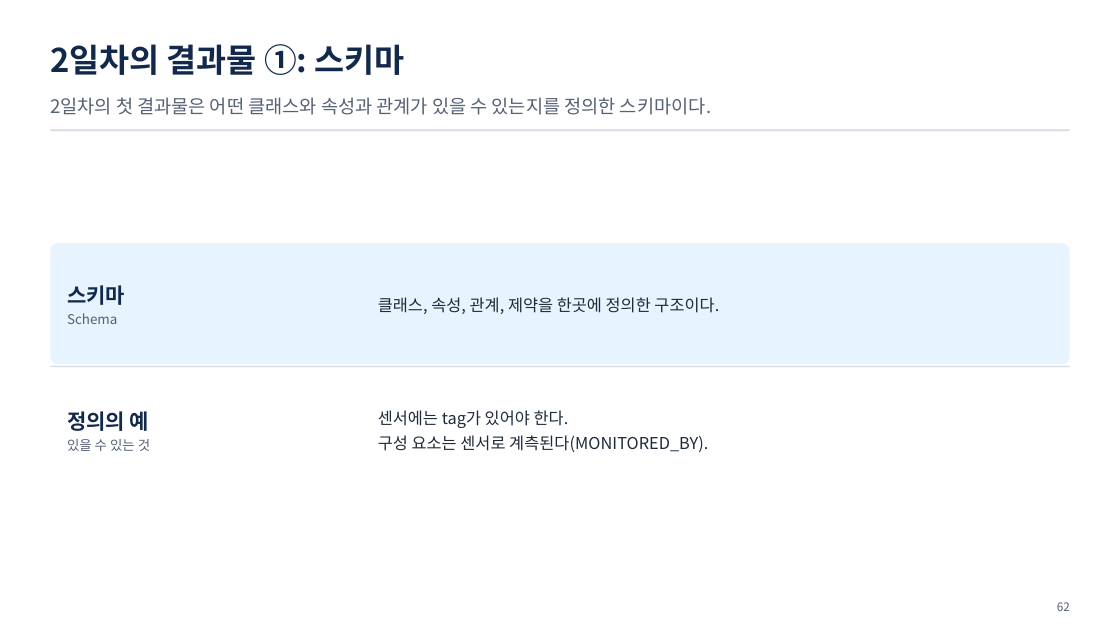
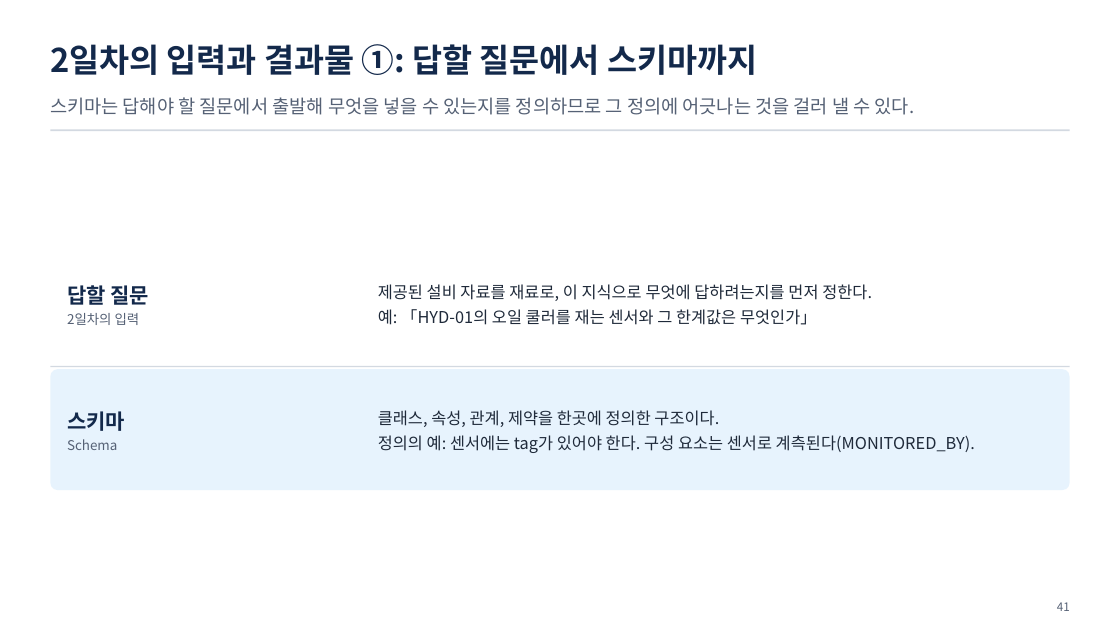
Before and after one commit to uengine-oss/hyd-iot-edu, a slide deck: slide 41 of docs/교재/통합반/04일차/통합반_04일차.pptx (slide 62 before the commit). Drawn at 1120x630 pixels with LibreOffice and Linux fonts; fonts in the diff are those of the drawing. Boxes give left, top, right and bottom in pixels: in the first picture for what was removed or moved away, otherwise in the second. Text is boxed around its words. In the diff, an @@ line names an element or a change of style, - is before the commit and + after.

```diff
--- a/docs/교재/통합반/04일차/통합반_04일차.pptx
+++ b/docs/교재/통합반/04일차/통합반_04일차.pptx
@@ text at box(50, 44, 757, 75): text changed @@
-2일차의 결과물 ①: 스키마
+2일차의 입력과 결과물 ①: 답할 질문에서 스키마까지
@@ text at box(50, 97, 915, 115): text changed @@
-2일차의 첫 결과물은 어떤 클래스와 속성과 관계가 있을 수 있는지를 정의한 스키마이다.
+스키마는 답해야 할 질문에서 출발해 무엇을 넣을 수 있는지를 정의하므로 그 정의에 어긋나는 것을 걸러 낼 수 있다.
@@ text added at box(67, 285, 149, 325), 11.5 pt, text #556175 @@
+답할 질문
+2일차의 입력
@@ text at box(378, 284, 872, 325): text changed @@
-클래스, 속성, 관계, 제약을 한곳에 정의한 구조이다.
+제공된 설비 자료를 재료로, 이 지식으로 무엇에 답하려는지를 먼저 정한다.
+예: 「HYD-01의 오일 쿨러를 재는 센서와 그 한계값은 무엇인가」
@@ rounded rectangle: place and size @@
-rounded rectangle at box(50, 244, 1070, 365)
+rounded rectangle at box(50, 369, 1070, 490)
@@ text "스키마": place and size @@
-text "스키마" at box(67, 285, 125, 324)
+text "스키마" at box(67, 411, 125, 450)
@@ text removed at box(67, 411, 150, 451) @@
-정의의 예
-있을 수 있는 것
@@ text at box(378, 410, 975, 453): text changed @@
-센서에는 tag가 있어야 한다.
-구성 요소는 센서로 계측된다(MONITORED_BY).
+클래스, 속성, 관계, 제약을 한곳에 정의한 구조이다.
+정의의 예: 센서에는 tag가 있어야 한다. 구성 요소는 센서로 계측된다(MONITORED_BY).
@@ text at box(1057, 602, 1070, 611): text changed @@
-62
+41
```
Also in this commit, not shown: 52 other slides changed, 28 slides removed, 12 other files.
